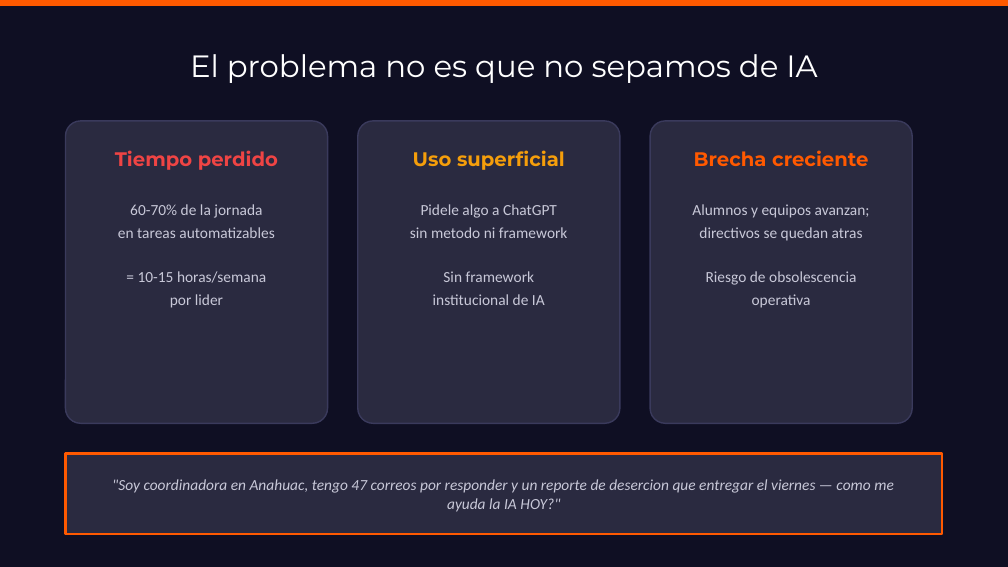
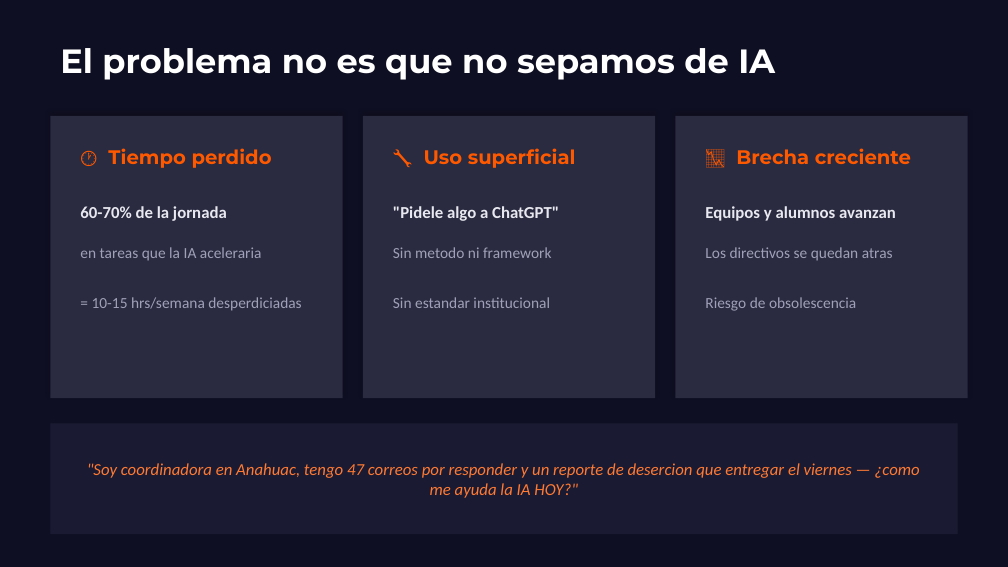
Before and after one commit to gvaldezr/cursos-ia-agente, a slide deck: slide 2 of fase8-campana-mkt-venta/presentacion_ejecutiva_anahuac.pptx. Drawn at 1008x567 pixels with LibreOffice and Linux fonts; fonts in the diff are those of the drawing. Boxes give left, top, right and bottom in pixels: in the first picture for what was removed or moved away, otherwise in the second. Text is boxed around its words. In the diff, an @@ line names an element or a change of style, - is before the commit and + after.

Commit message:
fix: regenerar diagramas N2 N4 N5 N6 — más claros y descriptivos
- N2: 4 nodos RCTF (persona→contexto→tarea→formato) con flechas
- N4: Embudo de documentos → filtro → resumen ejecutivo
- N5: 7 hexágonos workflow con íconos claros
- N6: Hub central con 7 canales de stakeholders
+ Remediación completa + PPTX regenerada + docs faltantes

```diff
--- a/fase8-campana-mkt-venta/presentacion_ejecutiva_anahuac.pptx
+++ b/fase8-campana-mkt-venta/presentacion_ejecutiva_anahuac.pptx
@@ rectangle removed at <box>0,0,1008,6</box> @@
@@ text "El problema no es que ...": place and size @@
-text "El problema no es que ..." at <box>190,54,817,83</box>
+text "El problema no es que ..." at <box>60,48,775,80</box>
@@ text "El problema no es que ..." at <box>60,48,775,80</box>: size 22 to 24 pt, bold on; alignment centre to left @@
@@ rectangle added at <box>50,116,343,398</box>, fill #2A2A40 @@
@@ rectangle added at <box>363,116,655,398</box>, fill #2A2A40 @@
@@ rectangle added at <box>675,116,968,398</box>, fill #2A2A40 @@
@@ rounded rectangle removed at <box>66,121,328,423</box> @@
@@ text at <box>108,148,272,168</box>: text changed; text colour #EF4444 to #FF5900 @@
-Tiempo perdido
+🕐 Tiempo perdido
@@ rounded rectangle removed at <box>358,121,620,423</box> @@
@@ text at <box>424,148,576,168</box>: text changed; text colour #F59E0B to #FF5900 @@
-Uso superficial
+🔧 Uso superficial
@@ rounded rectangle removed at <box>650,121,912,423</box> @@
@@ text at <box>736,148,911,164</box>: text changed @@
-Brecha creciente
+📉 Brecha creciente
@@ text added at <box>80,206,227,221</box>, 12 pt, text #E8E8F0, bold @@
+60-70% de la jornada
@@ text added at <box>393,206,559,221</box>, 12 pt, text #E8E8F0, bold @@
+"Pidele algo a ChatGPT"
@@ text added at <box>705,206,896,221</box>, 12 pt, text #E8E8F0, bold @@
+Equipos y alumnos avanzan
@@ vertical alignment top to middle in 3 elements at <box>80,247,262,261</box>, <box>393,247,552,258</box>, <box>705,247,893,261</box> @@
@@ text at <box>80,247,262,261</box>: text changed; text colour #C8C8D8 to #A0A0B8 @@
-60-70% de la jornada
-en tareas automatizables
-= 10-15 horas/semana
-por lider
+en tareas que la IA aceleraria
@@ text at <box>393,247,552,258</box>: text changed; text colour #C8C8D8 to #A0A0B8 @@
-Pidele algo a ChatGPT
-sin metodo ni framework
-Sin framework
-institucional de IA
+Sin metodo ni framework
@@ text at <box>705,247,893,261</box>: text changed; text colour #C8C8D8 to #A0A0B8 @@
-Alumnos y equipos avanzan;
-directivos se quedan atras
-Riesgo de obsolescencia
-operativa
+Los directivos se quedan atras
@@ text added at <box>92,297,301,311</box>, 11 pt, text #A0A0B8 @@
+= 10-15 hrs/semana desperdiciadas
@@ text added at <box>393,297,550,308</box>, 11 pt, text #A0A0B8 @@
+Sin estandar institucional
@@ text added at <box>705,297,856,311</box>, 11 pt, text #A0A0B8 @@
+Riesgo de obsolescencia
@@ rectangle: place and size @@
-rectangle at <box>66,454,942,534</box>
+rectangle at <box>50,423,958,534</box>
@@ rectangle at <box>50,423,958,534</box>: fill #2A2A40 to #1A1A32; outline #FF5900 1.5 pt to none; proportions changed @@
@@ text at <box>87,463,920,498</box>: text changed; size 11 to 12 pt; text colour #C8C8D8 to #FF7A33 @@
-"Soy coordinadora en Anahuac, tengo 47 correos por responder y un reporte de desercion que entregar el viernes — como me ayuda la IA HOY?"
+"Soy coordinadora en Anahuac, tengo 47 correos por responder y un reporte de desercion que entregar el viernes — ¿como me ayuda la IA HOY?"
```
Also in this commit, not shown: 8 other slides changed, 5 other files.
